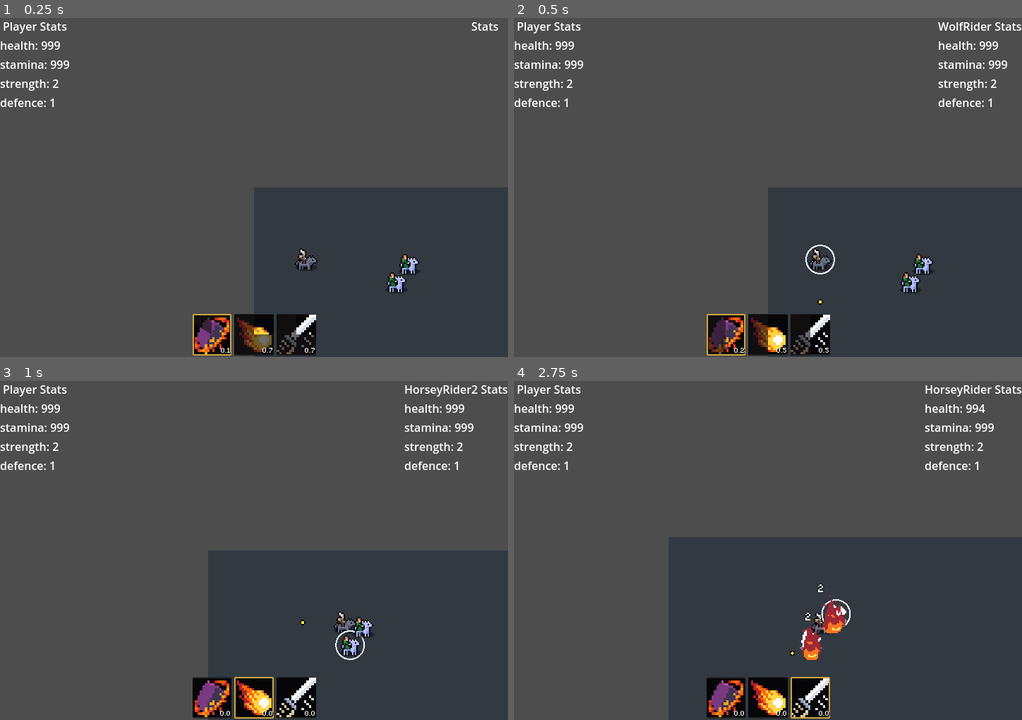
Above: before the commit, frames 1-4 (two rows, left to right).
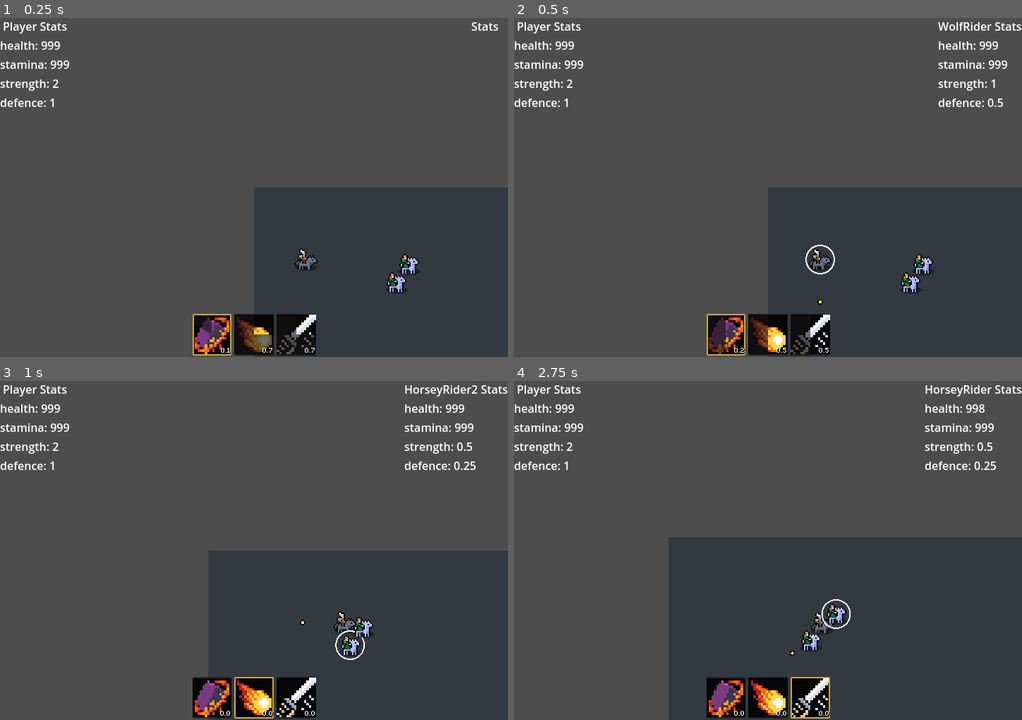
Above: after the commit, the same moments.

Repository: Snayff/not_quite_paradise4
Game: Godot game, scene res://world.tscn
The game is run twice, just before and just after one commit, with the same random seed, the same clock (stepped at 60 frames per second) and the same inputs. The engine's default icon, where the game draws it, is replaced by a stand-in: a white triangle on a blue panel in a dark square.
Inputs:
- Up to frame 1 (0.25 s): no input
- Up to frame 2 (0.5 s): no input
- Up to frame 3 (1 s): hold D (move_right) from 0.53 s (still down); tap Tab (next_active) at 0.6 s
- Up to frame 4 (2.75 s): release D (move_right) at 1.28 s; hold S (move_down) 1.28-2.03 s; tap Space (use_active) at 1.35 s; hold D (move_right) from 2.03 s (still down); tap Tab (next_active) at 2.1 s

Frame 1 is identical in both runs. In frame 2, less than 0.1% of the frame differs, in the area x 93-97%, y 18-27%; in frame 3, less than 0.1%; in frame 4, 0.8%, in the area x 56-95%, y 6-83%.
Error after the commit: Assertion failed: BoonBane: trigger is interval, but no interval_length set. Will never activate. (res://scripts/abcs/boon_bane.gd:54)

Commit message:
added boonbane exhaustion, apply stat mod effect, effect reversall

Diff:
--- a/scenes/abcs/combat_actor.gd
+++ b/scenes/abcs/combat_actor.gd
@@ -71,6 +71,10 @@
 	combat_active_container.new_active_selected.connect(func(active): _target = active.target_actor) # update target to match that of selected active
 	combat_active_container.new_target.connect(func(target): _target = target)
 
+	await get_tree().process_frame
+	var t = Exhaustion.new(self)
+	boons_banes.add_boon_bane(t)
+
 
 func _process(delta: float) -> void:
 	_global_cast_cd_counter -= delta
--- a/scenes/abcs/visual_projectile.gd
+++ b/scenes/abcs/visual_projectile.gd
@@ -80,7 +80,6 @@
 func _on_hit(hurtbox: HurtboxComponent) -> void:
 	if Utility.target_is_valid(_valid_effect_option, _hitbox.originator, hurtbox.root, _target_actor):
 		# turn off hitbox
-		print(self, " hit valid target and turned off hitbox.")
 		_hitbox.set_disabled_status(true)
 
 		# emit signals
--- a/scenes/combat_actives/circling_stars_effect_chain.gd
+++ b/scenes/combat_actives/circling_stars_effect_chain.gd
@@ -31,10 +31,8 @@
 #region FUNCS
 func on_hit(hurtbox: HurtboxComponent) -> void:
 	var actor_hit: CombatActor = hurtbox.root
-	print("Circling Stars hit: ", actor_hit.name)
 
 	# initial damage
-	# FIXME: this is triggering multiple times on a single hit
 	var effect = DealDamageEffect.new(self, _caster)
 	_register_effect(effect)
 	effect.base_damage = _damage
--- a/scripts/abcs/boon_bane.gd
+++ b/scripts/abcs/boon_bane.gd
@@ -18,8 +18,7 @@
 #region EXPORTS
 # @export_group("Component Links")
 # @export var
-#
-@export_group("Application")  # feel free to rename category
+@export_group("Application")
 @export var trigger: Constants.TRIGGER  ## the thing that causes the boonbane to apply
 @export var _duration_type: Constants.DURATION_TYPE  ## how the lifetime of the boonbane is determined
 @export var _duration: float  ## how long before being removed. only relevant if duration_type == time or applications, in which case it is seconds or num applications, respectively.
@@ -48,18 +47,24 @@
 func _ready() -> void:
 	_configure_behaviour()  # must call first, before validity checks
 
-	 # check required values are set
+	# check required values are set
+	# NOTE: can't check the enums as they default to a meaningful value
 	assert(not _effects.is_empty(), "BoonBane: no effects set.")
-	if trigger == Constants.TRIGGER.on_interval and _interval_length == 0:
-		push_error("BoonBane: trigger is interval, but no interval_length set. Will never activate.")
+	if trigger == Constants.TRIGGER.on_interval:
+		assert(_interval_length == 0, "BoonBane: trigger is interval, but no interval_length set. Will never activate.")
+		assert(_duration > _interval_length, "BoonBane: duration is less than interval_length. Will never activate.")
+
 	if (_duration_type == Constants.DURATION_TYPE.time or _duration_type == Constants.DURATION_TYPE.applications) and _duration == 0:
-		push_error("BoonBane: duration_type is time or application, but no duration set. Will immediately terminate.")
-	## NOTE: can't check the enums as they default to a meaningful value
-#
-	## check logic errors
-	assert(_duration > _interval_length, "BoonBane: duration is less than interval_length. Will never activate.")
+		assert(_duration == 0, "BoonBane: duration_type is time or application, but no duration set. Will immediately terminate.")
 
-	_setup_timers()
+	# if we need to apply immediately, wait a frame then do so
+	if trigger == Constants.TRIGGER.passive:
+		await get_tree().process_frame
+		activate()
+
+	# we apply later, so setup timers
+	else:
+		_setup_timers()
 
 ## init and configure required timers
 func _setup_timers() -> void:
@@ -68,6 +73,7 @@
 		add_child(_duration_timer)
 		_duration_timer.timeout.connect(terminate)
 		_duration_timer.start(_duration)
+
 	if trigger == Constants.TRIGGER.on_interval:
 		_interval_timer = Timer.new()
 		add_child(_interval_timer)
@@ -95,11 +101,12 @@
 		if _activations >= _duration:
 			terminate()
 
-## finish and clean up
+## finish and clean up. reverse application of any lingering affects.
 func terminate() -> void:
 	terminated.emit(self)
 
 	for effect in _effects:
+		effect.reverse_application(host)
 		effect.terminate()
 
 	queue_free()
--- a/scripts/abcs/effect.gd
+++ b/scripts/abcs/effect.gd
@@ -40,6 +40,11 @@
 func apply(target: CombatActor) -> void:
 	pass
 
+## @virtual. clean up any lingering traces of the effect, such as removing stat mods
+@warning_ignore("unused_parameter")  # virtual, so wont be used
+func reverse_application(target: CombatActor) -> void:
+	pass
+
 ## finish and clean up
 func terminate() -> void:
 	terminated.emit(self)
--- /dev/null
+++ b/scripts/boon_banes/exhaustion.gd
@@ -0,0 +1,60 @@
+## class desc
+#@icon("")
+class_name Exhaustion
+extends BoonBane
+
+
+#region SIGNALS
+
+#endregion
+
+
+#region ON READY (for direct children only)
+
+#endregion
+
+
+#region EXPORTS
+# @export_group("Component Links")
+# @export var
+#
+# @export_group("Details")
+#endregion
+
+
+#region VARS
+
+#endregion
+
+
+#region FUNCS
+func activate(target: CombatActor = host) -> void:
+	print("Exhaustion activated on ", target.name)
+	super.activate(target)
+
+
+func _configure_behaviour() -> void:
+	# config behaviour
+	# NOTE: until can come up with a good way to edit in the editor just hardcode it
+	trigger = Constants.TRIGGER.passive
+	_duration_type = Constants.DURATION_TYPE.until_removed
+	is_unique = true
+
+	# create the effect
+	var effect: ApplyStatModEffect = ApplyStatModEffect.new(self, _source)
+	var statmod: StatModData = StatModData.new()
+	statmod.setup(0.5, Constants.MATH_MOD_TYPE.multiply)
+
+	var affected_stat_types: Array[Constants.STAT_TYPE] = [Constants.STAT_TYPE.strength, Constants.STAT_TYPE.defence]
+	for stat_type in affected_stat_types:
+		effect.add_mod(stat_type, statmod)
+
+	_add_effect(effect)
+
+
+
+
+
+
+
+#endregion
--- a/scripts/components/functionals/boons_banes_container.gd
+++ b/scripts/components/functionals/boons_banes_container.gd
@@ -16,7 +16,7 @@
 
 #region EXPORTS
 @export_group("Component Links")
-@export var _root: CombatActor  ## REQUIRED.
+@export var _root: CombatActor
 @export var _death_trigger: DeathTrigger  ## needed to connect signals to death triggers
 #
 # @export_group("Details")  # feel free to rename category
@@ -53,6 +53,7 @@
 		for boon_bane_ in _all_boon_banes:
 			if boon_bane_.get_script().resource_path == boon_bane.get_script().resource_path:
 				return
+
 	add_child(boon_bane)
 	_boons_banes[boon_bane.trigger].append(boon_bane)
 	_link_signals_to_triggers(boon_bane)
@@ -64,7 +65,7 @@
 		return
 
 	_boons_banes[boon_bane.trigger].erase(boon_bane)
-	boon_bane.queue_free()
+	boon_bane.terminate()
 
 ## link the relevant signals, from linked components, to the boonbane, based on its trigger
 ##
@@ -78,6 +79,14 @@
 			# TODO: add
 			pass
 
+		Constants.TRIGGER.passive:
+			# activated immediately in boon_bane
+			pass
+
+		Constants.TRIGGER.on_interval:
+			# handled within boon_bane by timer
+			pass
+
 
 
 
--- a/scripts/components/functionals/orbiter.gd
+++ b/scripts/components/functionals/orbiter.gd
@@ -73,7 +73,9 @@
 	if _num_projectiles + 1 <= _max_projectiles:  # +1 as we're about to add 1 and dont want to go over the limit
 		_projectiles.append(projectile)
 		# NOTE: it might look better if we assign to a random position in the circle
-		#	or the furthest from the currently filled position
+		#	or the furthest from the currently filled position.
+		#	also, this means currently a projectile can spawn where one has just expired,
+		# 	essentially double hitting.
 		projectile.position = _points[_projectiles.size() - 1]  # -1 to account for starting from 0
 
 	else:
--- a/scripts/components/functionals/stat_container.gd
+++ b/scripts/components/functionals/stat_container.gd
@@ -47,13 +47,23 @@
 ## get a stat from the stat sheet.
 ##
 ## returns null if no matching stat found.
-func get_stat(stat: Constants.STAT_TYPE) -> StatData:
+func get_stat(stat_type: Constants.STAT_TYPE) -> StatData:
 	for stat_data in _stats:
-		if stat_data.type == stat:
+		if stat_data.type == stat_type:
 			return stat_data
 	return null
 
 func get_all_stats() -> Array[StatData]:
 	return _stats
 
+func add_mod(stat_type: Constants.STAT_TYPE, mod: StatModData) -> void:
+	var stat = get_stat(stat_type)
+	print(Utility.get_enum_name(Constants.STAT_TYPE, stat_type), " modified from ", stat.value)
+	stat.add_mod(mod)
+	print("-> to ", stat.value)
+
+func remove_mod(stat_type: Constants.STAT_TYPE, mod: StatModData) -> void:
+	var stat = get_stat(stat_type)
+	stat.remove_mod(mod)
+
 #endregion
--- a/scripts/dataclasses/stat.gd
+++ b/scripts/dataclasses/stat.gd
@@ -21,7 +21,6 @@
 #region EXPORTS
 # @export_group("Component Links")
 # @export var
-#
 @export_group("Details")
 @export var type: Constants.STAT_TYPE  ## @REQUIRED.
 @export var base_value: float:  ## @REQUIRED.
@@ -60,7 +59,7 @@
 			_modified_value += mod.amount
 
 		elif  mod.type == Constants.MATH_MOD_TYPE.multiply:
-			multiplier += mod.amount
+			multiplier *= mod.amount
 
 		else:
 			push_warning("StatData: unable to handle mod type of ", mod.type, ".")
@@ -69,19 +68,19 @@
 	_is_dirty = false
 
 ## add a new modifier to the stat
-func add_modifier(mod: StatModData) -> void:
+func add_mod(mod: StatModData) -> void:
 	_modifiers.append(mod)
 	modifier_added.emit()
 	_is_dirty = true
 
 ## remove an existing modifier from the stat
-func remove_modifier(mod: StatModData) -> void:
+func remove_mod(mod: StatModData) -> void:
 	_modifiers.erase(mod)
 	modifier_removed.emit()
 	_is_dirty = true
 
 ## remove all modifiers from the stat
-func remove_all_modifiers() -> void:
+func remove_all_mods() -> void:
 	_modifiers = []
 	_is_dirty = true
 
--- a/scripts/dataclasses/stat_mod.gd
+++ b/scripts/dataclasses/stat_mod.gd
@@ -20,7 +20,7 @@
 @export_group("Details")
 @export var type: Constants.MATH_MOD_TYPE
 @export var amount: float
-# TODO: duration and duration type, e.g. num applications or time
+
 #endregion
 
 
@@ -30,13 +30,9 @@
 
 
 #region FUNCS
-
-
-
-
-
-
-
+func setup(amount_: float, type_: Constants.MATH_MOD_TYPE) -> void:
+	type = type_
+	amount = amount_
 
 
 
--- /dev/null
+++ b/scripts/effects/apply_stat_mod_effect.gd
@@ -0,0 +1,73 @@
+## apply one or more [StatModData]s to a target.
+#@icon("")
+#class_name XXX
+class_name ApplyStatModEffect
+extends Effect
+
+
+#region SIGNALS
+
+#endregion
+
+
+#region ON READY (for direct children only)
+
+#endregion
+
+
+#region EXPORTS
+# @export_group("Component Links")
+# @export var
+#
+# @export_group("Details")
+#endregion
+
+
+#region VARS
+var _stat_mods: Dictionary = {}  ## {Constsants.STAT_TYPE: [StatModData]}
+#endregion
+
+
+#region FUNCS
+func apply(target: CombatActor) -> void:
+	var stats: StatsContainerComponent = target.get_node_or_null("StatsContainer")
+	if stats is not StatsContainerComponent:
+		return
+
+	# loop keys, which are the stat types
+	for stat_type in _stat_mods.keys():
+		if stat_type is not Constants.STAT_TYPE:
+			push_error("ApplyStatModEffect: Key in `_stat_mods` is of wrong type.")
+
+		# loop the array of statmoddata
+		for mod in _stat_mods[stat_type]:
+			if mod is not StatModData:
+				push_error("ApplyStatModEffect: Value in `_stat_mods:", Utility.get_enum_name(Constants.STAT_TYPE, stat_type) ,"` is of wrong type.")
+			stats.add_mod(stat_type, mod)
+
+## add a [StatModData], for later application
+func add_mod(stat_type: Constants.STAT_TYPE, mod: StatModData) -> void:
+	if not _stat_mods.has(stat_type):
+		_stat_mods[stat_type] = []
+
+	_stat_mods[stat_type].append(mod)
+
+
+func reverse_application(target: CombatActor) -> void:
+	var stats: StatsContainerComponent = target.get_node_or_null("StatsContainer")
+	if stats is not StatsContainerComponent:
+		return
+
+	# loop keys, which are the stat types
+	for stat_type in _stat_mods.keys():
+		if stat_type is not Constants.STAT_TYPE:
+			push_error("ApplyStatModEffect: Key in `_stat_mods` is of wrong type.")
+
+		# loop the array of statmoddata
+		for mod in _stat_mods[stat_type]:
+			if mod is not StatModData:
+				push_error("ApplyStatModEffect: Value in `_stat_mods:", Utility.get_enum_name(Constants.STAT_TYPE, stat_type) ,"` is of wrong type.")
+			stats.remove_mod(stat_type, mod)
+
+
+#endregion
--- a/scripts/effects/deal_damage_effect.gd
+++ b/scripts/effects/deal_damage_effect.gd
@@ -46,12 +46,8 @@
 
 		has_applied_damage = true
 
-		#print("Applied damage.")
-
 	if is_one_shot:
 		terminate()
-
-
 
 ## wrapper for all damage calculations
 func _calculate_damage(target: CombatActor) -> int:
--- a/scripts/singletons/constants.gd
+++ b/scripts/singletons/constants.gd
@@ -94,6 +94,7 @@
 	on_hit_received,
 	on_death,
 	on_interval,
+	passive,
 }
 
 ## how a lifetime or duration is determined
Not shown: 4 places in scenes/abcs/combat_actor.tscn that only renumber resources
